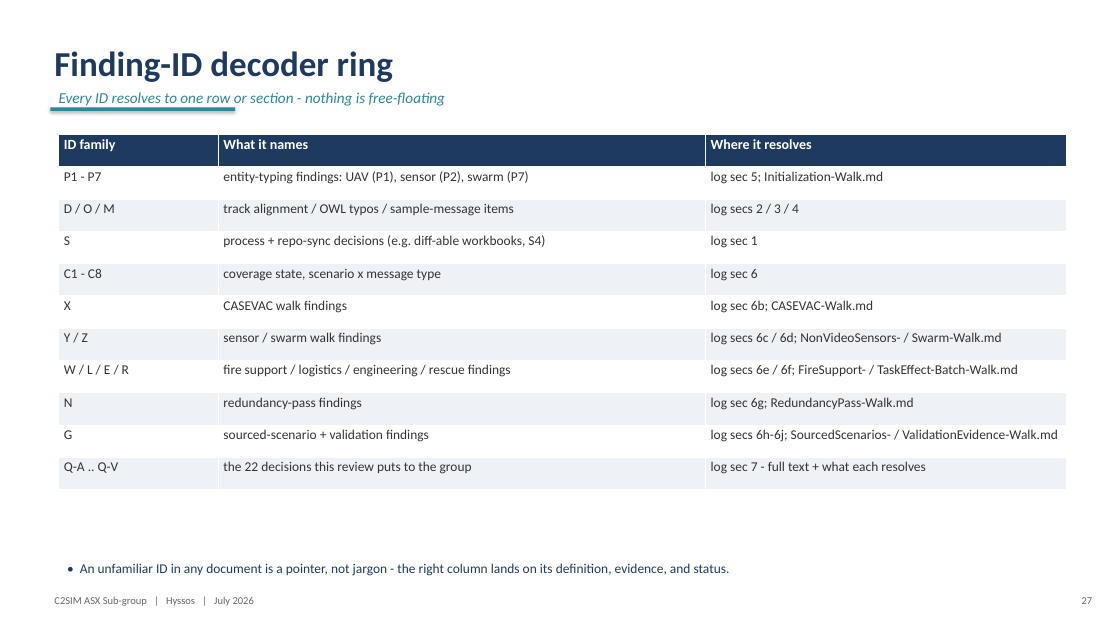
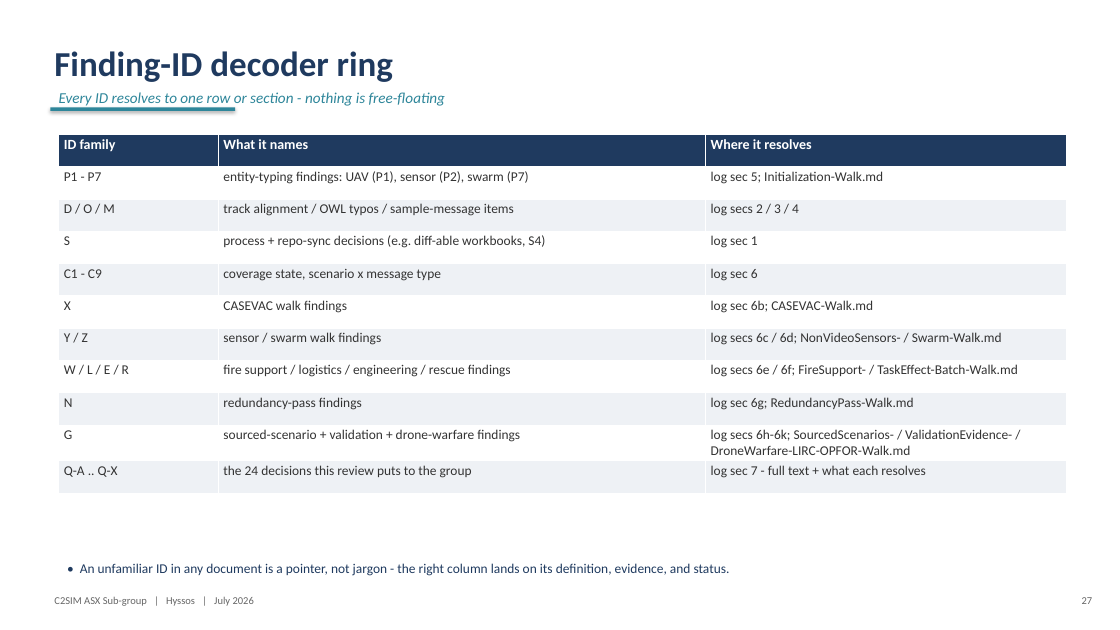
Before and after one commit to hyssostech/C2SIMArtifacts, a slide deck: slide 27 of Subgroups/ASX/InstantiationReview/ASX-Instantiation-Findings.pptx. Drawn at 1120x630 pixels with LibreOffice and Linux fonts; fonts in the diff are those of the drawing. Boxes give left, top, right and bottom in pixels: in the first picture for what was removed or moved away, otherwise in the second. Text is boxed around its words. In the diff, an @@ line names an element or a change of style, - is before the commit and + after.

```diff
--- a/Subgroups/ASX/InstantiationReview/ASX-Instantiation-Findings.pptx
+++ b/Subgroups/ASX/InstantiationReview/ASX-Instantiation-Findings.pptx
@@ table at (59, 134, 1067, 491) @@
-row 5, column 1: C1 - C8
+row 5, column 1: C1 - C9
-row 10, column 2: sourced-scenario + validation findings
+row 10, column 2: sourced-scenario + validation + drone-warfare findings
-row 10, column 3: log secs 6h-6j; SourcedScenarios- / ValidationEvidence-Walk.md
+row 10, column 3: log secs 6h-6k; SourcedScenarios- / ValidationEvidence- / DroneWarfare-LIRC-OPFOR-Walk.md
-row 11, column 1: Q-A .. Q-V
+row 11, column 1: Q-A .. Q-X
-row 11, column 2: the 22 decisions this review puts to the group
+row 11, column 2: the 24 decisions this review puts to the group
```
Also in this commit, not shown: 13 other slides changed, 7 other files.
